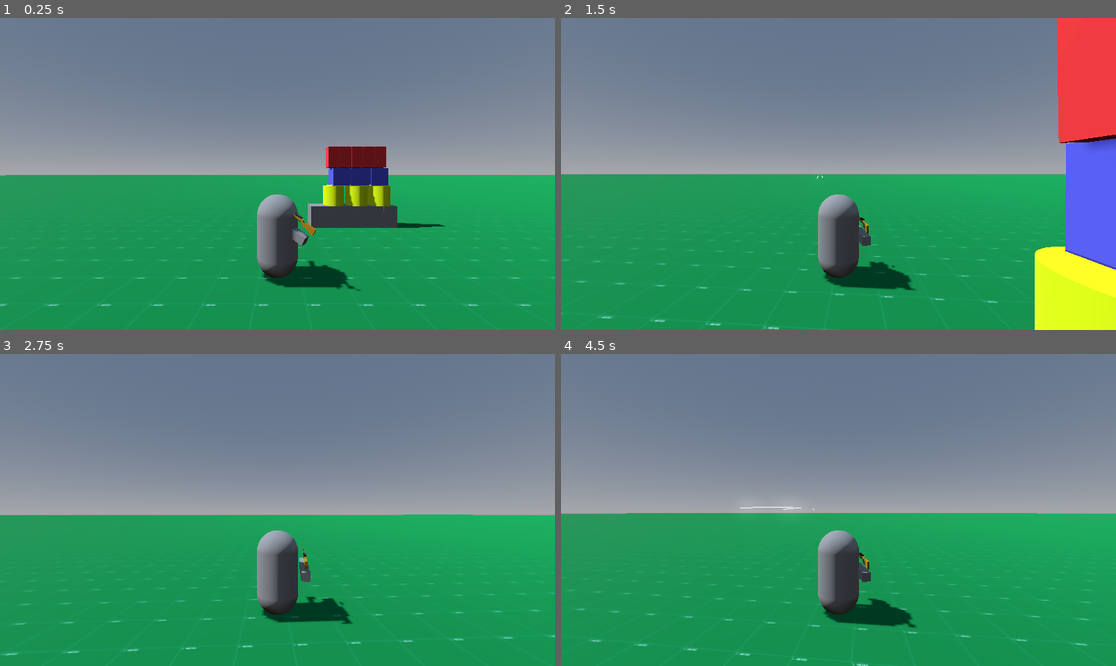
Above: before the commit, frames 1-4 (two rows, left to right).
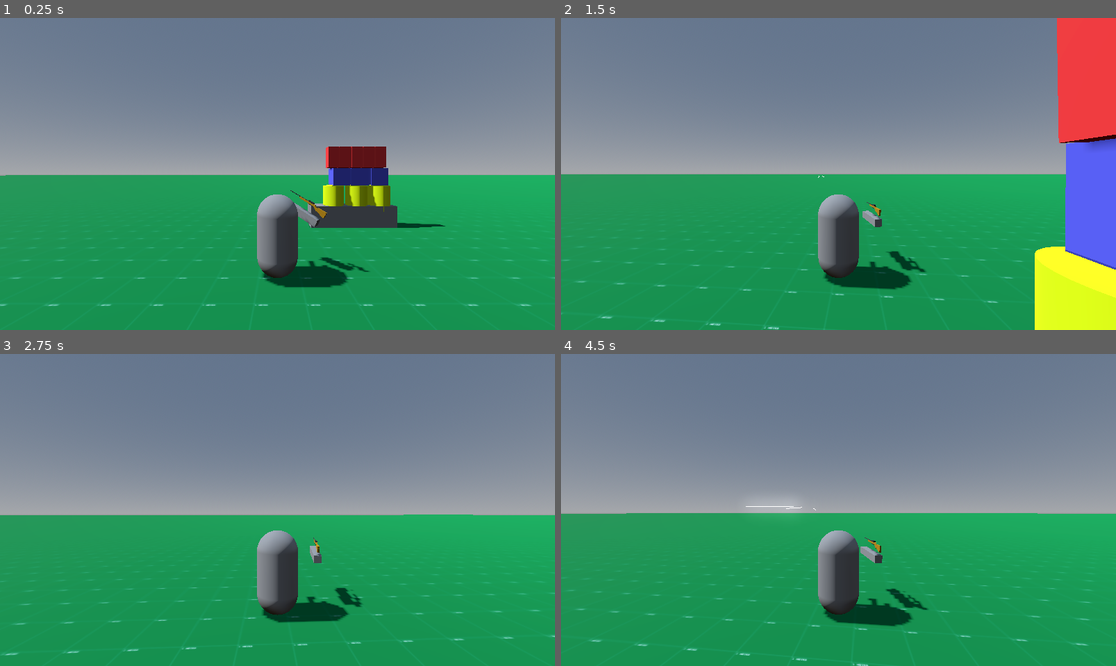
Above: after the commit, the same moments.

Repository: ImmersiveRPG/ExampleRaycastBullets
Game: Godot game, scene res://src/World/World.tscn
Same seed, same stepped clock (60 frames per second), same inputs: the game is played once before the commit and once after it.
Inputs (mouse positions are in pixels of both pictures, inside the frame that each line leads up to):
- Up to frame 1 (0.25 s): no input
- Up to frame 2 (1.5 s): move the mouse to (866, 174) at 0.52 s; hold W (MoveForward) from 0.53 s (still down); click (866, 174) at 0.6 s; move the mouse to (810, 174) at 1.27 s; click (810, 174) at 1.35 s
- Up to frame 3 (2.75 s): keep holding W (MoveForward); move the mouse to (288, 503) at 2.02 s; click (288, 503) at 2.1 s
- Up to frame 4 (4.5 s): keep holding W (MoveForward); move the mouse to (832, 516) at 2.77 s; click (832, 516) at 2.85 s; move the mouse to (877, 513) at 3.52 s; click (877, 513) at 3.6 s; move the mouse to (794, 506) at 4.27 s; click (794, 506) at 4.35 s

The runs differ from the first frame. In frame 1, 0.6% of the frame differs, in the area x 52-67%, y 55-88%; in frame 2, 0.5%; in frame 3, 0.5%; in frame 4, 0.6%, in the area x 32-67%, y 48-88%.

Commit message:
Moved player arm further from torso.

Diff:
--- a/project/src/Player/Player.tscn
+++ b/project/src/Player/Player.tscn
@@ -46,7 +46,7 @@
 mesh = SubResource("3")
 
 [node name="RShoulder" type="Node3D" parent="Pivot/Body"]
-transform = Transform3D(1, 0, 0, 0, 1, 0, 0, 0, 1, 0.629226, -2.04193e-08, 0.467139)
+transform = Transform3D(1, 0, 0, 0, 1, 0, 0, 0, 1, 1.05752, 0.204911, -0.344488)
 
 [node name="Arm" type="MeshInstance3D" parent="Pivot/Body/RShoulder"]
 transform = Transform3D(1, 0, 0, 0, -4.37114e-08, -1, 0, 1, -4.37114e-08, 0, 2.76743e-08, -0.633113)
